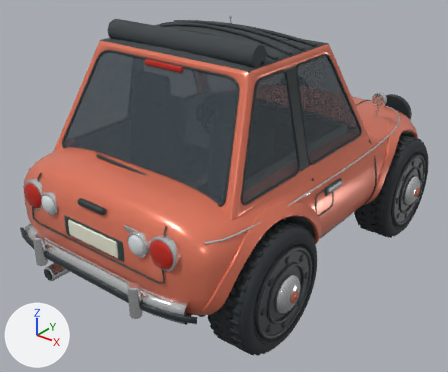
An edit to the FBX model unity/Assets/Resources/Cars/pebble.fbx, drawn before and after from the same camera.
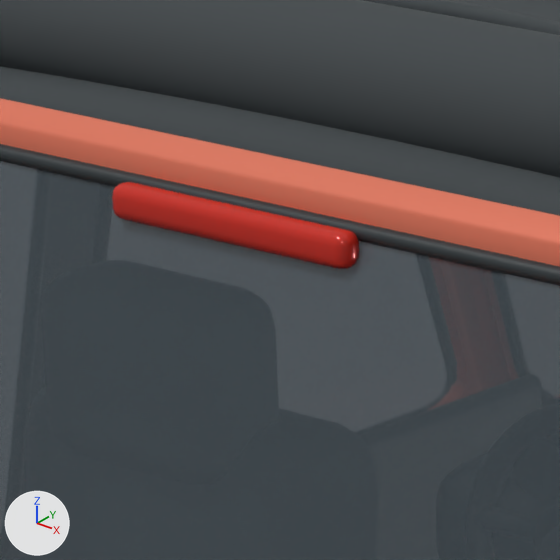
Each version is shown whole from a 50 mm camera at (2.535, -3.418, 2.541) aimed at (-0.022, -0.222, 0.559), then close up on the part from 28% to 48% of the width and 8% to 32% of the height. Every picture has the same lights, and +X, +Y and +Z are marked at lower left. The first two pictures are the older version. Where no turn or scale is listed for an object, it has been applied to the vertices. Vertices at exactly the same position are counted once.

The first close-up shows 'Body'.
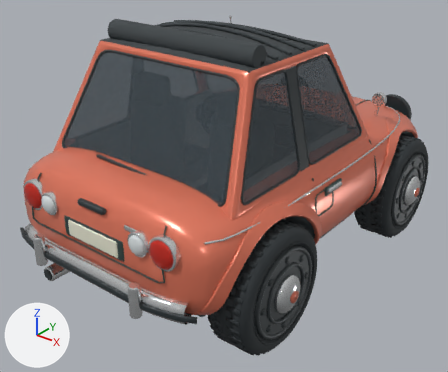
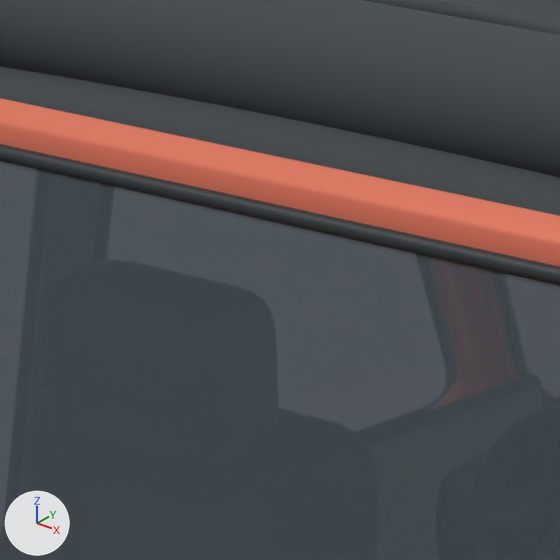
Where the newer file only moved an object's origin or applied its transform, the numbers keep the older frame.

What differs and where, as boxes [x1, y1, x2, y2] in the close-ups (560 x 560 px):
```json
{"part": 1, "of": "me_continuous_formed_body_shell", "change": "deleted", "before": [112, 182, 359, 269]}
```

The change, as JSON lines over the scene's bpy script:
```json
{"block": "me_continuous_formed_body_shell", "where": "# used by ob_body; location = (0.0, 0.0, 0.0)"}
{"op": "remove", "block": "me_continuous_formed_body_shell", "code": "me_continuous_formed_body_shell.from_pydata(...)  # 22410 vertices, 21275 faces; spans x -0.91..0.91, y -1.58..1.57, z 0.25..1.76"}
{"op": "add", "block": "me_continuous_formed_body_shell", "code": "me_continuous_formed_body_shell.from_pydata(...)  # 22314 vertices, 21177 faces; spans x -0.91..0.91, y -1.58..1.57, z 0.25..1.76"}
{"block": "me_continuous_formed_body_shell", "change": "me_continuous_formed_body_shell part 1: the loose piece of 96 vertices spanning x -0.15..0.15, y -0.83..-0.8, z 1.56..1.6 is deleted"}
```
